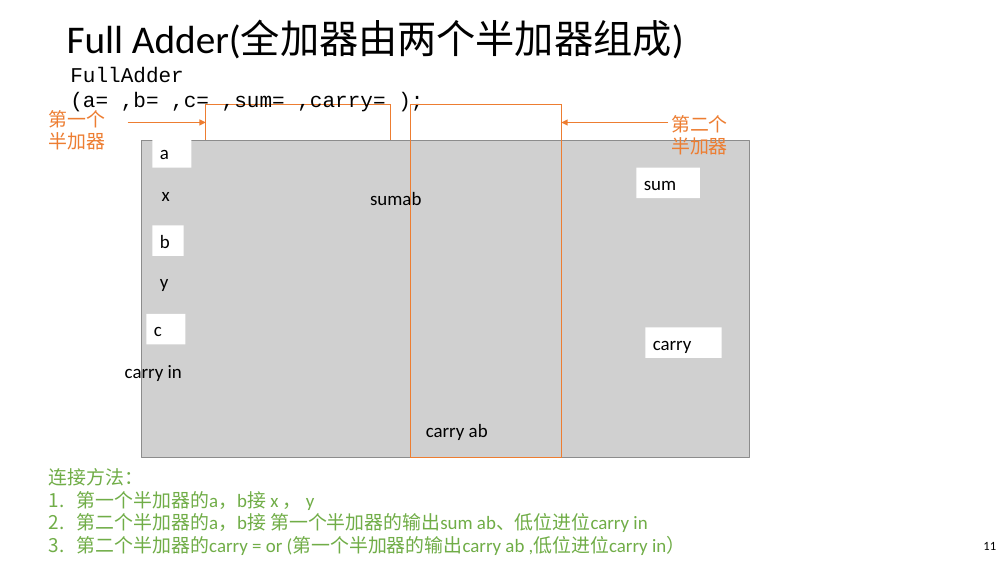
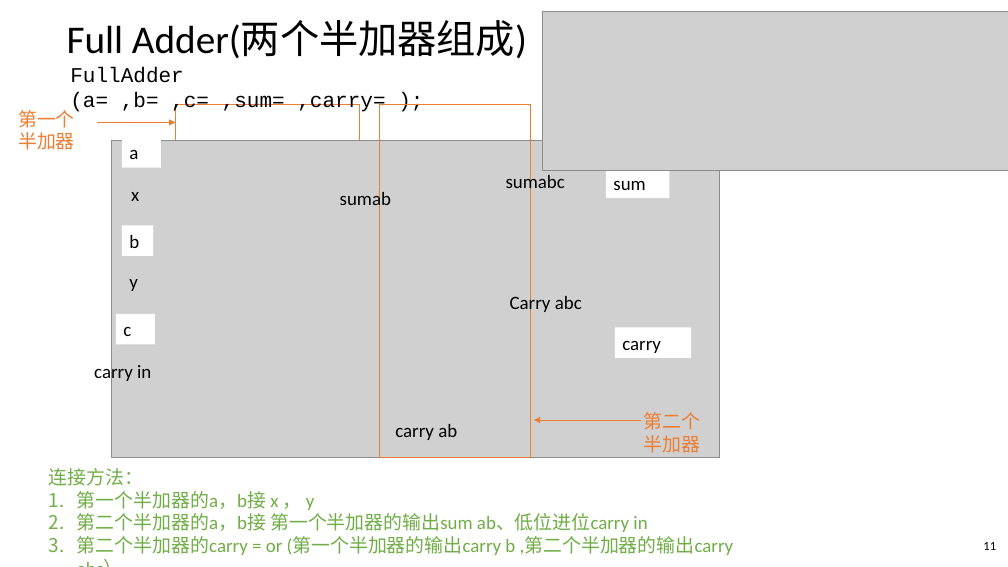
Before and after one commit to vcboy1/Leeds, a slide deck: slide 11 of 26fall/1860/Lecture/Week1.7/Lec_1.7.1_Adders_and_the_ALU.pptx. Drawn at 1008x567 pixels with LibreOffice and Linux fonts; fonts in the diff are those of the drawing; grey boxes stand for pictures. Boxes give left, top, right and bottom in pixels: in the first picture for what was removed or moved away, otherwise in the second. Text is boxed around its words. In the diff, an @@ line names an element or a change of style, - is before the commit and + after.

```diff
--- a/26fall/1860/Lecture/Week1.7/Lec_1.7.1_Adders_and_the_ALU.pptx
+++ b/26fall/1860/Lecture/Week1.7/Lec_1.7.1_Adders_and_the_ALU.pptx
@@ text at box(67, 20, 527, 59): text changed @@
-Full Adder(全加器由两个半加器组成)
+Full Adder(两个半加器组成)
@@ picture added at box(542, 11, 1008, 170) @@
@@ 7 rectangles, 6 texts, 1 picture, 1 arrow: place and size @@
-7 rectangles, 6 texts, 1 picture, 1 arrow at box(49, 105, 749, 457)
+7 rectangles, 6 texts, 1 picture, 1 arrow at box(18, 105, 719, 457)
@@ text added at box(506, 173, 565, 194), 18 pt, text #000000 @@
+sumabc
@@ text added at box(510, 293, 582, 314), 18 pt, text #000000 @@
+Carry abc
@@ text "第二个": place and size @@
-text "第二个" at box(671, 115, 728, 155)
+text "第二个" at box(644, 412, 701, 453)
@@ arrow moved from (668, 123) - (562, 123) to (640, 420) - (534, 420) @@
@@ text at box(77, 536, 734, 555): text changed @@
-3. 第二个半加器的carry = or (第一个半加器的输出carry ab ,低位进位carry in）
+3. 第二个半加器的carry = or (第一个半加器的输出carry b ,第二个半加器的输出carry abc）
```
Also in this commit, not shown: 11 other slides changed, 30 other files.
